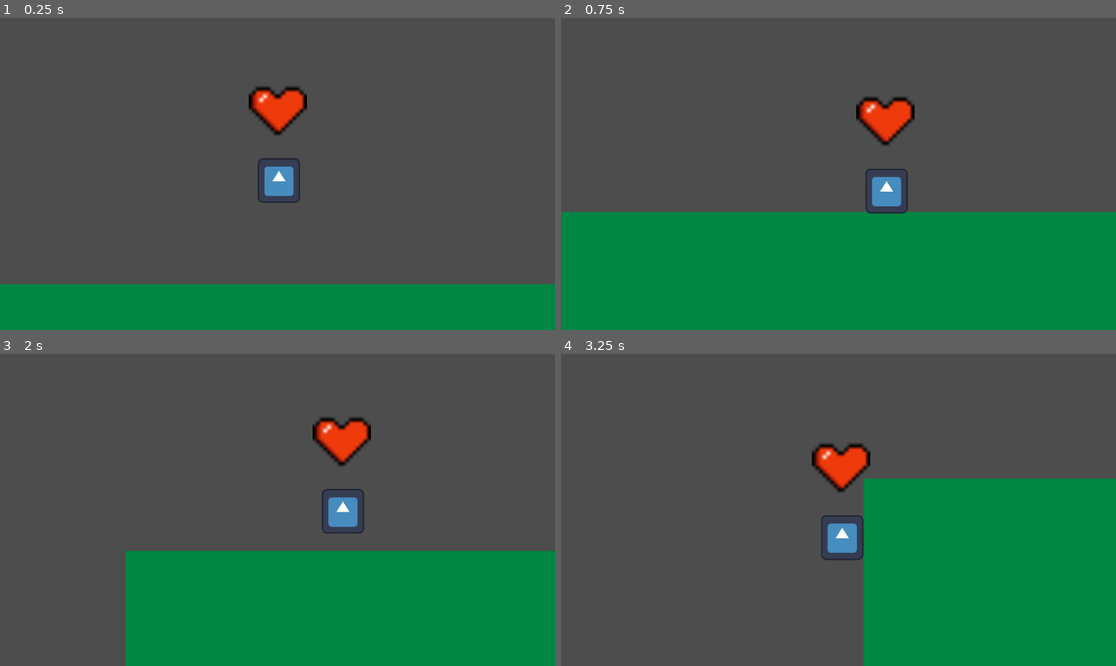
Above: before the commit, frames 1-4 (two rows, left to right).
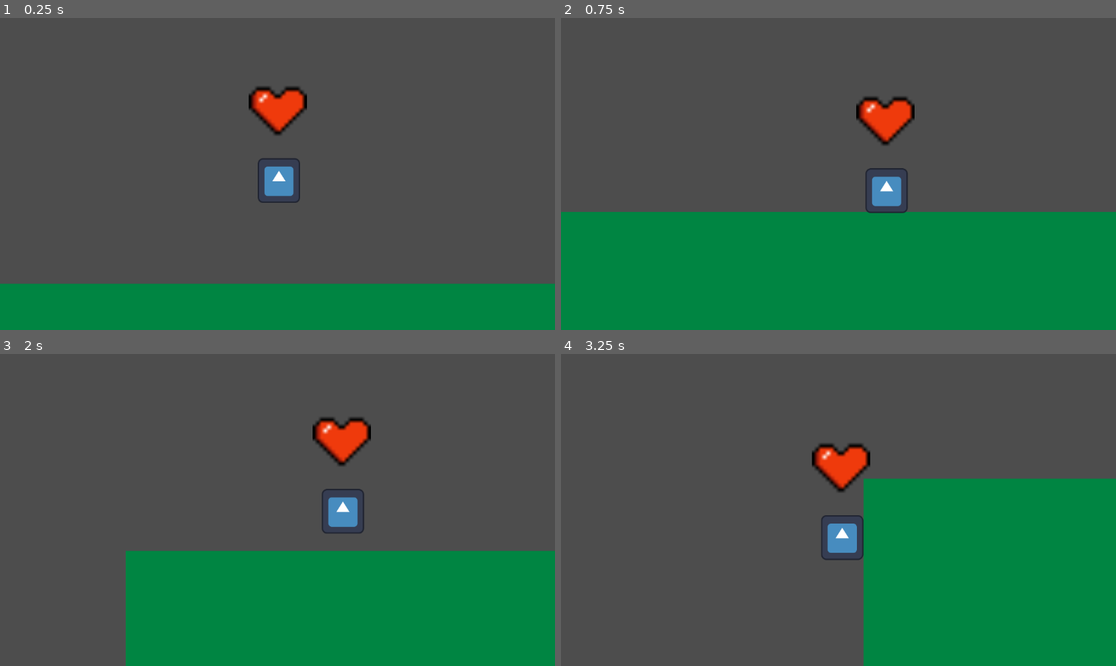
Above: after the commit, the same moments.

Repository: jiayizheng434-design/Daydream
Game: Godot game, scene res://Level.tscn
Two runs of this game, one before a commit and one after it. Both use one fixed random seed, a clock stepped at 60 frames per second and the inputs below. The engine's default icon, where the game draws it, is replaced by a stand-in: a white triangle on a blue panel in a dark square.
Inputs:
- Up to frame 1 (0.25 s): no input
- Up to frame 2 (0.75 s): hold Right (right) from 0.53 s (still down)
- Up to frame 3 (2 s): keep holding Right (right); tap Up (jump) at 0.77, 1.52 s
- Up to frame 4 (3.25 s): release Right (right) at 2.03 s; hold A (left) 2.03-2.78 s; hold Right (right) from 2.78 s (still down); tap Up (jump) at 3.02 s

The runs differ from the first frame. In frame 1, 0.2% of the frame differs, in the area x 0-100%, y 85-86%; in frame 2, less than 0.1%; in frame 3, less than 0.1%; in frame 4, nothing differs.

Commit message:
Update Level.tscn

Diff:
--- a/Level.tscn
+++ b/Level.tscn
@@ -361,7 +361,7 @@
 position = Vector2(7389, 10588)
 
 [node name="TileMap" type="TileMap" parent="."]
-position = Vector2(0, -1)
+position = Vector2(-1, -2)
 scale = Vector2(25, 25)
 tile_set = SubResource("TileSet_2or5x")
 format = 2
